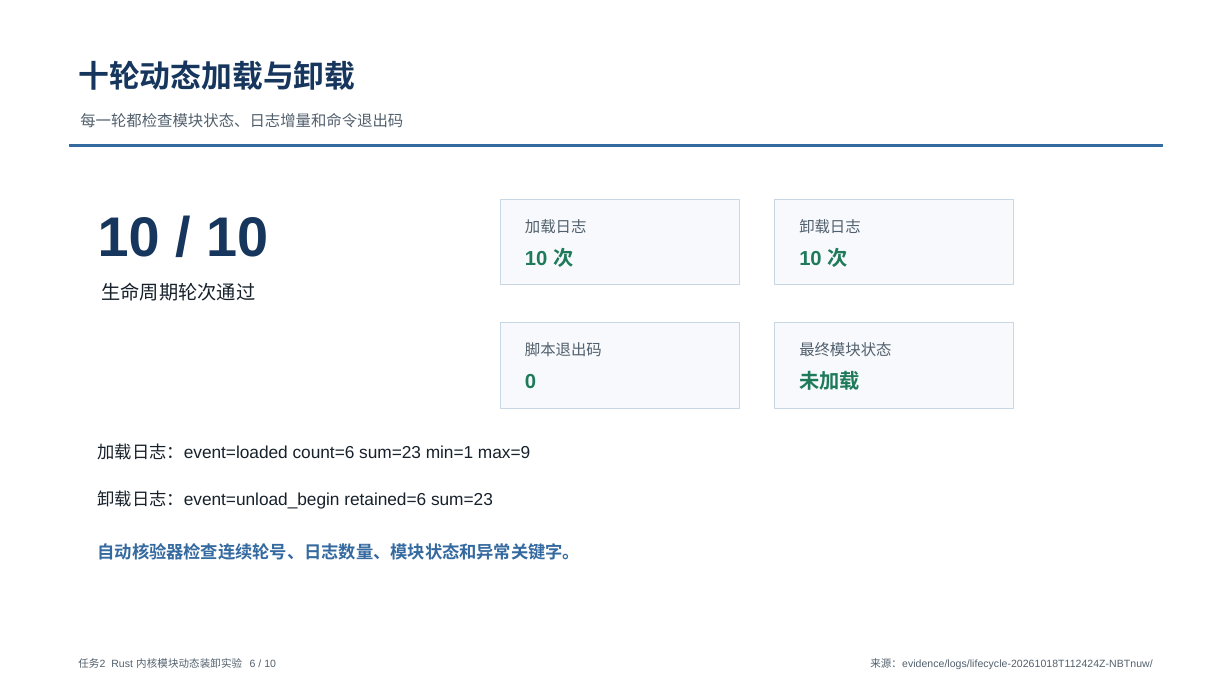
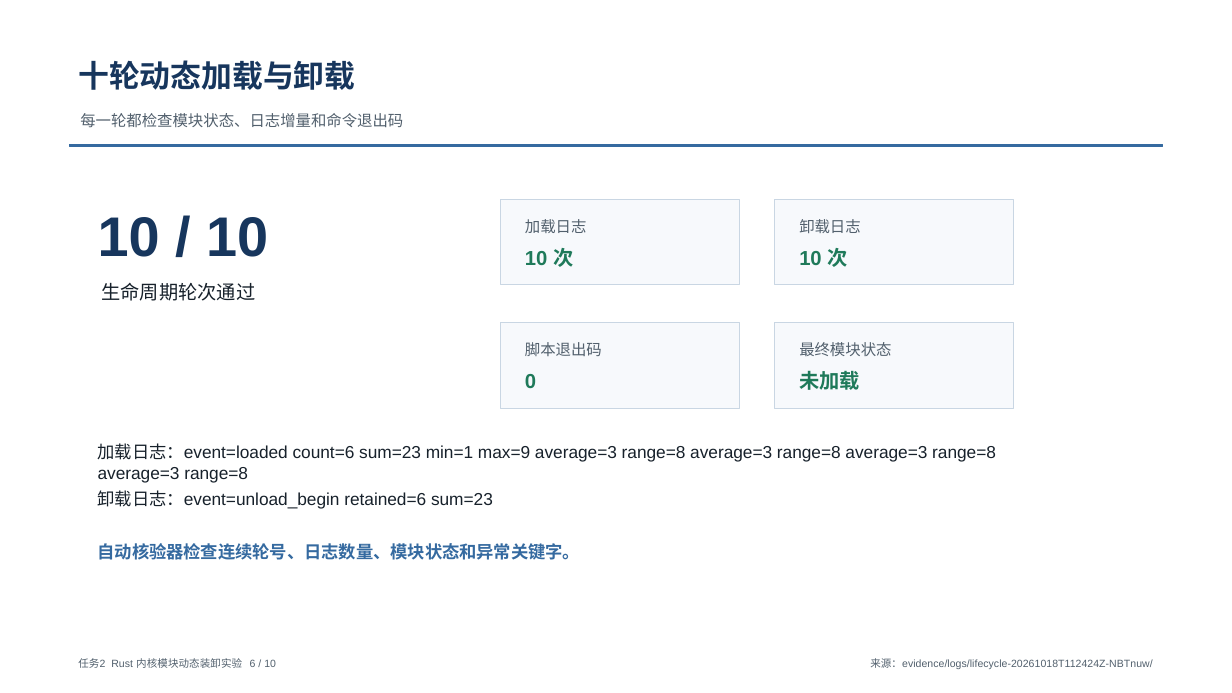
Before and after one commit to Tomlegend2026/rust-openeuler-module, a slide deck: slide 6 of deliverables/任务2 Rust内核模块实验汇报.pptx. Drawn at 1232x693 pixels with LibreOffice and Linux fonts; fonts in the diff are those of the drawing. Boxes give left, top, right and bottom in pixels: in the first picture for what was removed or moved away, otherwise in the second. Text is boxed around its words. In the diff, an @@ line names an element or a change of style, - is before the commit and + after.

```diff
--- a/deliverables/任务2 Rust内核模块实验汇报.pptx
+++ b/deliverables/任务2 Rust内核模块实验汇报.pptx
@@ text at box(98, 443, 996, 483): text changed @@
-加载日志：event=loaded count=6 sum=23 min=1 max=9
+加载日志：event=loaded count=6 sum=23 min=1 max=9 average=3 range=8 average=3 range=8 average=3 range=8 average=3 range=8
```
Also in this commit, not shown: 25 other files.
